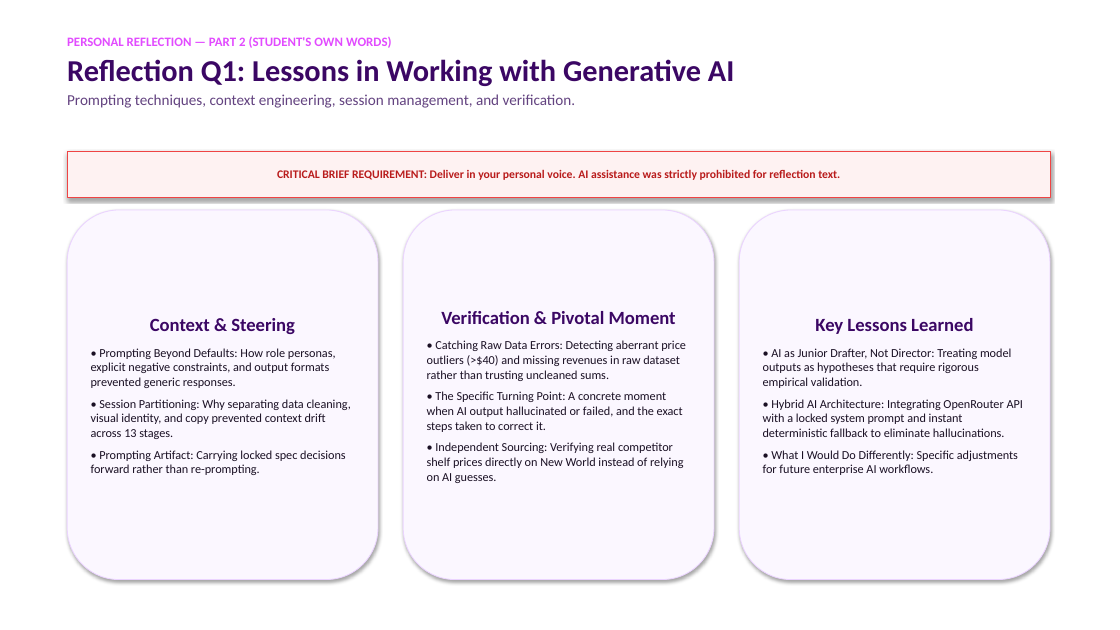
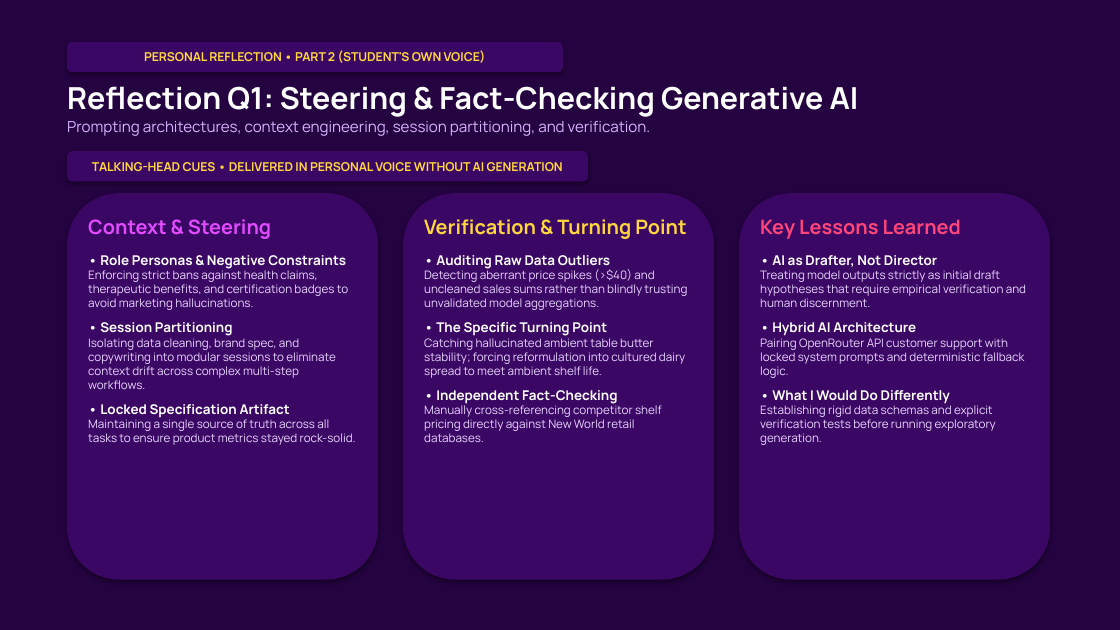
Before and after one commit to JacobCrume/stamp-spreads, a slide deck: slide 4 of presentation/Stamp-pitch.pptx. Drawn at 1120x630 pixels with LibreOffice and Linux fonts; fonts in the diff are those of the drawing. Boxes give left, top, right and bottom in pixels: in the first picture for what was removed or moved away, otherwise in the second. Text is boxed around its words. In the diff, an @@ line names an element or a change of style, - is before the commit and + after.

Commit message:
Redesign slide deck with flat, shadowless, bold Stamp website theme

```diff
--- a/presentation/Stamp-pitch.pptx
+++ b/presentation/Stamp-pitch.pptx
@@ rectangle added at (0,0,1120,630), fill #240340 @@
@@ rounded rectangle added at (67,42,563,72), fill #3B0764, 10.5 pt, text #FFD640, bold @@
+PERSONAL REFLECTION • PART 2 (STUDENT'S OWN VOICE)
@@ text at (67,86,859,136): text changed; font Calibri to Manrope; text colour #634380 to #D8B4FE; bold off @@
-PERSONAL REFLECTION — PART 2 (STUDENT'S OWN WORDS)
-Reflection Q1: Lessons in Working with Generative AI
-Prompting techniques, context engineering, session management, and verification.
+Reflection Q1: Steering & Fact-Checking Generative AI
+Prompting architectures, context engineering, session partitioning, and verification.
@@ rectangle removed at (67,151,1050,197) @@
-CRITICAL BRIEF REQUIREMENT: Deliver in your personal voice. AI assistance was strictly prohibited for reflection text.
@@ rounded rectangle added at (67,151,588,181), fill #3B0764, 10.5 pt, text #FFD640, bold @@
+TALKING-HEAD CUES • DELIVERED IN PERSONAL VOICE WITHOUT AI GENERATION
@@ rounded rectangle: place and size @@
-rounded rectangle at (67,210,378,580)
+rounded rectangle at (67,193,378,580)
@@ rounded rectangle at (67,193,378,580): fill #FBF7FF to #3B0764; outline #EBD4FF 0.75 pt to none @@
@@ rounded rectangle at (403,193,714,580): fill #FBF7FF to #3B0764; outline #EBD4FF 0.75 pt to none @@
@@ rounded rectangle: place and size @@
-rounded rectangle at (403,210,714,580)
+rounded rectangle at (403,193,714,580)
@@ rounded rectangle added at (739,193,1050,580), fill #3B0764 @@
@@ text added at (88,219,356,445), 10 pt, text #E9D5FF @@
+Context & Steering
+• Role Personas & Negative Constraints
+Enforcing strict bans against health claims, therapeutic benefits, and certification badges to avoid marketing hallucinations.
+• Session Partitioning
+Isolating data cleaning, brand spec, and copywriting into modular sessions to eliminate context drift across complex multi-step workflows.
+• Locked Specification Artifact
+Maintaining a single source of truth across all tasks to ensure product metrics stayed rock-solid.
@@ text added at (424,219,687,442), 10 pt, text #E9D5FF @@
+Verification & Turning Point
+• Auditing Raw Data Outliers
+Detecting aberrant price spikes (>$40) and uncleaned sales sums rather than blindly trusting unvalidated model aggregations.
+• The Specific Turning Point
+Catching hallucinated ambient table butter stability; forcing reformulation into cultured dairy spread to meet ambient shelf life.
+• Independent Fact-Checking
+Manually cross-referencing competitor shelf pricing directly against New World retail databases.
@@ text at (760,219,961,239): size 16 to 17 pt, font Calibri to Manrope, text colour #3B0764 to #FF467A in "Key Lessons Learned"; alignment centre to left; more space between paragraphs @@
@@ text "Key Lessons Learned": place and size @@
-text "Key Lessons Learned" at (739,210,1050,580)
+text "Key Lessons Learned" at (760,219,1026,445)
@@ text "Key Lessons Learned" at (760,219,1026,445): vertical alignment middle to top; fill #FBF7FF to none; outline #EBD4FF 0.75 pt to none; shadow off @@
@@ text at (760,255,1026,445): text changed; size 10.5 to 10 pt; font Calibri to Manrope; text colour #1A1024 to #E9D5FF @@
-• AI as Junior Drafter, Not Director: Treating model outputs as hypotheses that require rigorous empirical validation.
-• Hybrid AI Architecture: Integrating OpenRouter API with a locked system prompt and instant deterministic fallback to eliminate hallucinations.
-• What I Would Do Differently: Specific adjustments for future enterprise AI workflows.
+• AI as Drafter, Not Director
+Treating model outputs strictly as initial draft hypotheses that require empirical verification and human discernment.
+• Hybrid AI Architecture
+Pairing OpenRouter API customer support with locked system prompts and deterministic fallback logic.
+• What I Would Do Differently
+Establishing rigid data schemas and explicit verification tests before running exploratory generation.
@@ text in rounded rectangle at (91,318,351,475): text removed @@
-Context & Steering
-• Prompting Beyond Defaults: How role personas, explicit negative constraints, and output formats prevented generic responses.
-• Session Partitioning: Why separating data cleaning, visual identity, and copy prevented context drift across 13 stages.
-• Prompting Artifact: Carrying locked spec decisions forward rather than re-prompting.
@@ text in rounded rectangle at (427,311,686,483): text removed @@
-Verification & Pivotal Moment
-• Catching Raw Data Errors: Detecting aberrant price outliers (>$40) and missing revenues in raw dataset rather than trusting uncleaned sums.
-• The Specific Turning Point: A concrete moment when AI output hallucinated or failed, and the exact steps taken to correct it.
-• Independent Sourcing: Verifying real competitor shelf prices directly on New World instead of relying on AI guesses.
```
Also in this commit, not shown: 4 other slides changed, 1 other file.
